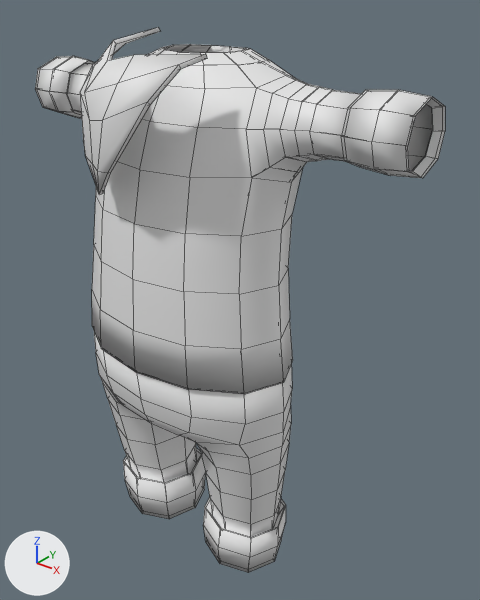
Renders of the FBX model Assets/3DModels/Character/character_body_1.fbx from each side of a commit.
Rendered twice from a camera (50 mm lens) standing at (2.43, -2.76, 3.97) and looking at (0.23, 0.0, 2.27). The axes (+X, +Y, +Z) are drawn at lower left. The lights are the same throughout. Both versions are drawn at frame 141 of the action 'Scene'; the numbers are the values there. Mesh edges are drawn as thin lines.

Objects in the first picture: 'Pants', 'Scarf', 'Shirt'.
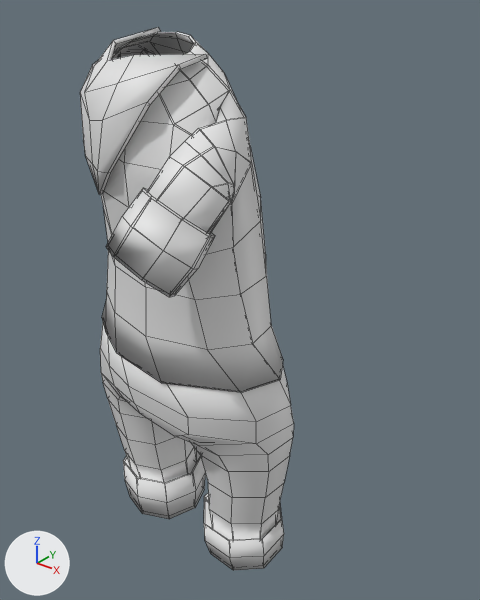
What differs and where, as boxes [x1, y1, x2, y2] in the pictures (480 x 600 px):
'Shirt', reshaped (55% narrower): before [35, 44, 445, 394]; after [101, 32, 283, 393]
'Pants', reshaped: before [94, 332, 292, 573]; after [100, 324, 294, 570]

What changed in the scene script:
```text
Change me_cylinder_009:
    used by ob_pants; location = (0.0, 0.0, 0.0)
    remove me_cylinder_009.from_pydata(...)  # 386 vertices, 388 faces; spans x -0.71..0.71, y -0.643..0.212, z 0.544..1.998
    add me_cylinder_009.from_pydata(...)  # 386 vertices, 388 faces; spans x -0.707..0.709, y -0.654..0.224, z 0.509..2.025
    me_cylinder_009 part 1: 262 of 386 vertices moved; they spanned x -0.71..0.71, y -0.643..0.212, z 0.544..1.998 and now span x -0.707..0.709, y -0.654..0.224, z 0.509..2.025; mean shift (-0.004, -0.001, 0.007); largest move (0.0, -0.643, 1.997) -> (-0.163, -0.61, 2.024)
Change me_cylinder_007:
    used by ob_shirt; location = (0.0, -0.051, 3.22); scale = (0.691, 0.691, 0.296)
    remove me_cylinder_007.from_pydata(...)  # 500 vertices, 504 faces; spans x -1.82..1.82, y -0.87..0.43, z -4.13..1.44
    add me_cylinder_007.from_pydata(...)  # 500 vertices, 504 faces; spans x -1.54..1.01, y -1.46..0.82, z -4.11..1.73
    me_cylinder_007 part 2: 500 of 500 vertices moved; they spanned x -1.82..1.82, y -0.87..0.43, z -4.13..1.44 and now span x -1.54..1.01, y -1.46..0.82, z -4.11..1.73; mean shift (-0.09, -0.35, -0.22); largest move (1.82, 0.07, 1.02) -> (0.39, -1.09, -1.54)
```
